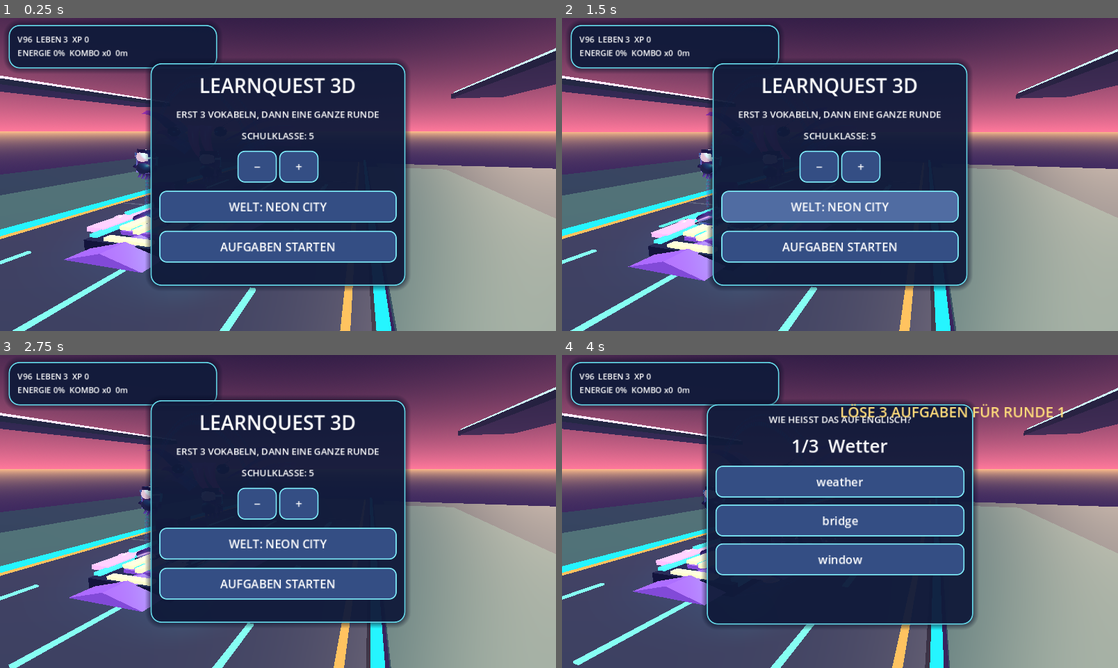
Above: before the commit, frames 1-4 (two rows, left to right).
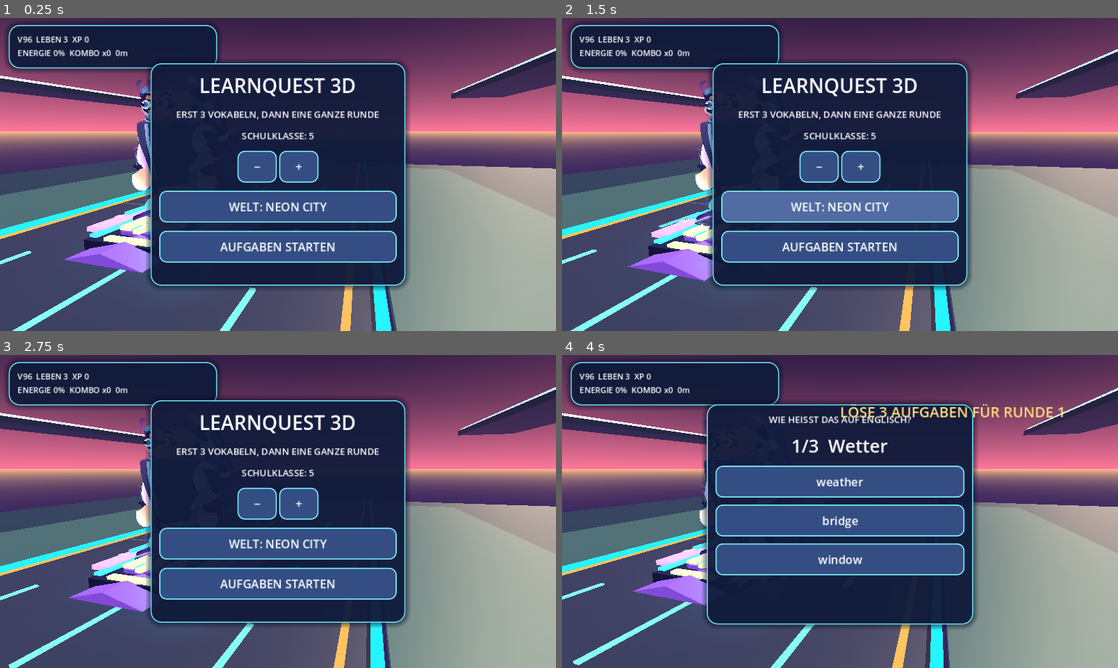
Above: after the commit, the same moments.

Repository: mtothek0703/learnquest-unity-web
Game: Godot game, scene res://main.tscn
Two runs of this game, one before a commit and one after it. Both use one fixed random seed, a clock stepped at 60 frames per second and the inputs below.
Inputs (mouse positions are in pixels of both pictures, inside the frame that each line leads up to):
- Up to frame 1 (0.25 s): no input
- Up to frame 2 (1.5 s): move the mouse to (962, 158) at 0.52 s; hold Right 0.53-1.25 s; hold Q 0.53-1.25 s; click (962, 158) at 0.67 s; tap Space at 0.77, 1.07 s; drag from (728, 190) to (812, 237) at 1.27 s
- Up to frame 3 (2.75 s): move the mouse to (333, 442) at 2.02 s; hold Right from 2.03 s (still down); hold R from 2.03 s (still down)
- Up to frame 4 (4 s): release Right at 2.75 s; release R at 2.75 s; drag from (812, 574) to (673, 464) at 2.77 s; move the mouse to (1006, 558) at 3.52 s; hold Left from 3.53 s (still down); hold E from 3.53 s (still down); tap Space at 3.77 s

The runs differ from the first frame. In frame 1, 0.8% of the frame differs, in the area x 23-28%, y 19-62%; in frame 2, 0.7%; in frame 3, 0.5%; in frame 4, 0.1%.

Commit message:
Skyway V108: repair original 13-bone skin pose and expose organic rider
* test(godot): render 18 landscape character QA frames under real OpenGL

* ci: capture and archive rendered 16:9 and 19.5:9 Godot character frames

* release: gate immutable V108 on rendered landscape QA frames and archive PNG evidence

* docs: reproduce rendered 16:9/19.5:9 visual evidence without claiming device FPS

* backlog: track V108 actual-render QA gate and remaining visual/iPhone acceptance

* fix(godot): retire occluding original glTF head surfaces only after replacement skin succeeds

* fix(godot): expose organic 360-degree face behind old opaque head

* test(godot): preserve original skinned body while verifying new skinned head replaces opaque glTF head

* test(godot): verify real old-head occluders removed while original 13-bone body remains

* ci: gate head-surface replacement on real 13-bone Godot regression

* ci: gate head-surface replacement on real 13-bone Godot regression

* test(godot): capture helmet-free and skinned-face-only diagnostics to identify remaining occlusion

* ci: require two additional rendered head-occlusion diagnostics

* ci: require two additional rendered head-occlusion diagnostics

* test: retain failed face-only diagnostic PNG for visibility root-cause analysis

* diagnostics: log skinned face pose and GPU mesh bounds when actual render is blank

* fix(godot): initialize all 13 skeletal pose translations to bind rest so GPU-skinned character renders in place

* test(godot): reject invisible skinned character caused by zero bone pose translations

* diagnostics: report actual skeleton global pose vs rest after initialization

* fix(godot): align head/costume followers and pose tests to actual GPU bind rest origins

* fix(godot): align head/costume followers and pose tests to actual GPU bind rest origins

* fix(godot): align head/costume followers and pose tests to actual GPU bind rest origins

* test: expect helmet pose relative to actual original GPU bind rest, not zero bone origin

* backlog/docs: record real render-discovered 13-bone bind-pose bug and verified V108 visual correction

* backlog/docs: record real render-discovered 13-bone bind-pose bug and verified V108 visual correction

Diff:
--- a/godot/rider_costume_skin_follow.gd
+++ b/godot/rider_costume_skin_follow.gd
@@ -12,6 +12,8 @@
 const CHEST_INFLUENCE := [1.0, 0.72, 0.90, 0.78, 0.80]
 const CHEST_ANCHOR := Vector3(0.0, 1.95, 0.0)
 var skeleton: Skeleton3D
+var hips_bind_origin := Vector3.ZERO
+var chest_bind_origin := Vector3.ZERO
 var tracked: Array[Node3D] = []
 var rest_transforms: Array[Transform3D] = []
 var strengths: Array[float] = []
@@ -26,6 +28,9 @@
     skeleton = rig.get_node_or_null("OriginalBodySkeleton13") as Skeleton3D
     if skeleton == null:
         return
+    var bind := skeleton.create_skin_from_rest_transforms()
+    hips_bind_origin = bind.get_bind_pose(0).affine_inverse().origin
+    chest_bind_origin = bind.get_bind_pose(2).affine_inverse().origin
     for i in range(PARTS.size()):
         var part := model.get_node_or_null(NodePath(PARTS[i])) as Node3D
         if part != null:
@@ -38,8 +43,8 @@
         return
     var hips := skeleton.get_bone_global_pose(0)
     var chest := skeleton.get_bone_global_pose(2)
-    var hips_shift := hips.origin - skeleton.get_bone_global_rest(0).origin
-    var chest_shift := chest.origin - skeleton.get_bone_global_rest(2).origin
+    var hips_shift := hips.origin - hips_bind_origin
+    var chest_shift := chest.origin - chest_bind_origin
     var hip_rotation := Quaternion(hips.basis.orthonormalized())
     var chest_rotation := Quaternion(chest.basis.orthonormalized())
     for i in range(tracked.size()):
--- a/godot/rider_costume_skin_follow_test.gd
+++ b/godot/rider_costume_skin_follow_test.gd
@@ -49,7 +49,7 @@
     follower.call("_process", 0.35)
     var posed_head := skeleton.get_bone_global_pose(4)
     var head_basis := posed_head.basis.orthonormalized()
-    var shift := posed_head.origin - skeleton.get_bone_global_rest(4).origin
+    var shift := posed_head.origin - skeleton.create_skin_from_rest_transforms().get_bind_pose(4).affine_inverse().origin
     var anchor := Vector3(0.0, 2.42, 0.01) + shift
     if head_pivot.basis.get_rotation_quaternion().angle_to(head_basis.get_rotation_quaternion()) > 0.002:
         _fail("helmet does not follow the skinned Head bone")
--- a/godot/rider_head_kinematics.gd
+++ b/godot/rider_head_kinematics.gd
@@ -11,6 +11,7 @@
 var tracked: Array[Node3D] = []
 var rest_transforms: Array[Transform3D] = []
 var neon_material: StandardMaterial3D
+var head_bind_origin := Vector3.ZERO
 
 func _ready() -> void:
     # Original body skin runs at priority 10; read its final bone pose at 20.
@@ -50,10 +51,12 @@
         skeleton = rig.get_node_or_null("OriginalBodySkeleton13") as Skeleton3D
     if skeleton == null:
         return
+    if head_bind_origin == Vector3.ZERO:
+        head_bind_origin = skeleton.create_skin_from_rest_transforms().get_bind_pose(4).affine_inverse().origin
     var head_pose := skeleton.get_bone_global_pose(4)
-    var head_rest := skeleton.get_bone_global_rest(4)
     var head_rotation := head_pose.basis.orthonormalized()
-    var head_shift := head_pose.origin - head_rest.origin
+    # Rest is the inverse of the GPU skin bind, not a zero pose translation.
+    var head_shift := head_pose.origin - head_bind_origin
     head_pivot.transform = Transform3D(head_rotation, HEAD_CENTER + head_shift)
     for index in range(tracked.size()):
         if not is_instance_valid(tracked[index]):
--- /dev/null
+++ b/godot/rider_legacy_head_retirement_test.gd
@@ -0,0 +1,88 @@
+extends SceneTree
+## V108 regression: the opaque original glTF head must no longer hide the
+## newer 360-degree GPU-skinned face. All other original body surfaces survive.
+func _initialize() -> void:
+    call_deferred("_check")
+
+func _fail(message: String) -> void:
+    push_error("HEAD REPLACEMENT TEST FAILED: " + message)
+    quit(1)
+
+func _check() -> void:
+    var rider := preload("res://rider_character.tscn").instantiate() as Node3D
+    root.add_child(rider)
+    await process_frame
+    var model := rider.get_node_or_null("ImportedRider") as Node3D
+    if model == null:
+        _fail("bundled original glTF missing")
+        return
+    var rig := model.get_node_or_null("OriginalBodySkinRig") as Node3D
+    var face := model.get_node_or_null("SculptedSkinnedFace/ContinuousSkinnedFace") as MeshInstance3D
+    if rig == null or face == null:
+        _fail("original body and replacement face required")
+        return
+    var skeleton := rig.get_node_or_null("OriginalBodySkeleton13") as Skeleton3D
+    if skeleton == null or skeleton.get_bone_count() != 13:
+        _fail("13 original bones required")
+        return
+    if int(rig.get("retired_head_surfaces")) != 3:
+        _fail("the three original Skin/Navy/Cyan head occluders must be retired")
+        return
+    var originals: Array = rig.get("skinned_meshes")
+    if originals.is_empty():
+        _fail("must preserve imported glTF torso and limbs")
+        return
+    var surviving := 0
+    var has_arms := false
+    var has_legs := false
+    for source in originals:
+        var part := source as MeshInstance3D
+        if part == null or part.skin == null or part.skin.get_bind_count() != 13:
+            _fail("original body must remain skinned")
+            return
+        for surface_index in range(part.mesh.get_surface_count()):
+            var arrays: Array = part.mesh.surface_get_arrays(surface_index)
+            if bool(rig.call("_is_original_head_surface", arrays)):
+                _fail("an opaque original head surface still covers the new face")
+                return
+            surviving += 1
+            var points: PackedVector3Array = arrays[Mesh.ARRAY_VERTEX]
+            var indices: PackedInt32Array = arrays[Mesh.ARRAY_INDEX]
+            var low := INF
+            var high := -INF
+            if indices.is_empty():
+                for point in points:
+                    low = minf(low, point.y)
+                    high = maxf(high, point.y)
+            else:
+                for index in indices:
+                    low = minf(low, points[index].y)
+                    high = maxf(high, points[index].y)
+            has_arms = has_arms or (high > 1.3 and low < 1.9)
+            has_legs = has_legs or low < 0.9
+    if surviving < 15 or not has_arms or not has_legs:
+        _fail("retirement removed original body geometry beyond the head")
+        return
+    if face.skin == null or face.skin.get_bind_count() != 13 or face.get_node_or_null(face.skeleton) != skeleton:
+        _fail("replacement head is not attached to original GPU skeleton")
+        return
+    var mesh_arrays: Array = face.mesh.surface_get_arrays(0)
+    var vertices: PackedVector3Array = mesh_arrays[Mesh.ARRAY_VERTEX]
+    var colors: PackedColorArray = mesh_arrays[Mesh.ARRAY_COLOR]
+    if vertices.size() < 6000 or colors.size() != vertices.size():
+        _fail("replacement must have a shaded sculpted 360-degree head")
+        return
+    var expressions := model.get_node_or_null("ExpressiveFace") as Node3D
+    if expressions == null or expressions.get_node_or_null("LeftEye") == null or expressions.get_node_or_null("RightEye") == null:
+        _fail("blinking eyes must remain visible")
+        return
+    for name in ["SculptedNose", "Cheek0", "Cheek1"]:
+        var old := expressions.get_node_or_null(name) as MeshInstance3D
+        if old == null or old.visible:
+            _fail("old floating face spheres still overlap the new head")
+            return
+    if rig.find_children("*", "CollisionObject3D", true, false).size() != 0:
+        _fail("head retirement must not alter collision or touch")
+        return
+    print("HEAD REPLACEMENT TEST PASSED: 3 old occluding glTF head surfaces retired, original 13-bone torso/limbs and new skinned head retained")
+    quit(0)
--- a/godot/rider_original_body_skin.gd
+++ b/godot/rider_original_body_skin.gd
@@ -10,6 +10,7 @@
 ]
 var skeleton: Skeleton3D
 var skinned_meshes: Array[MeshInstance3D] = []
+var retired_head_surfaces: int = 0
 var clock: float = 0.0
 # V101: phase-aware body motion; visual-only, no gameplay state changes.
 var previous_height: float = 0.0
@@ -61,6 +62,60 @@
         source.skeleton = source.get_path_to(skeleton)
         skinned_meshes.append(source)
 
+# V108: the glTF still contains a rigid-looking original head, dark helmet cap
+# and bright face strip. Those THREE surfaces occlude the newer 360-degree
+# skinned head even though its skinning tests pass. Retire only these surfaces
+# AFTER the replacement head has been created successfully. Keep every other
+# original glTF body surface and its real 13-bone GPU skin.
+func retire_legacy_head_surfaces() -> void:
+    if skeleton == null or skeleton.get_bone_count() != 13:
+        return
+    if retired_head_surfaces > 0:
+        return
+    for source in skinned_meshes:
+        var old := source.mesh as ArrayMesh
+        if old == null:
+            continue
+        var kept := ArrayMesh.new()
+        var removed := 0
+        for surface_index in range(old.get_surface_count()):
+            var arrays: Array = old.surface_get_arrays(surface_index)
+            if _is_original_head_surface(arrays):
+                removed += 1
+                continue
+            kept.add_surface_from_arrays(old.surface_get_primitive_type(surface_index), arrays)
+            kept.surface_set_material(kept.get_surface_count() - 1,
+                old.surface_get_material(surface_index))
+        # Never erase a standalone body mesh or leave an empty render object.
+        if removed > 0 and kept.get_surface_count() > 0:
+            source.mesh = kept
+            retired_head_surfaces += removed
+
+func _is_original_head_surface(arrays: Array) -> bool:
+    var vertices: PackedVector3Array = arrays[Mesh.ARRAY_VERTEX]
+    var indices: PackedInt32Array = arrays[Mesh.ARRAY_INDEX]
+    if vertices.is_empty():
+        return false
+    var lowest := INF
+    var highest := -INF
+    # glTF primitives may share a POSITION accessor with the entire body.
+    # Only referenced vertices count; scanning the whole array would
+    # incorrectly classify every primitive as a head surface.
+    if indices.is_empty():
+        for point in vertices:
+            lowest = minf(lowest, point.y)
+            highest = maxf(highest, point.y)
+    else:
+        for index in indices:
+            if index < 0 or index >= vertices.size():
+                return false
+            lowest = minf(lowest, vertices[index].y)
+            highest = maxf(highest, vertices[index].y)
+    # Current bundled CC0/procedural glTF: Skin head (1.90–2.92),
+    # Navy crown (2.42–3.00), Cyan visor strip (2.24–2.66).
+    # Torso, arms, pants and boots all end at y <= 2.17.
+    return lowest > 1.85 and highest > 2.55
+
 func _make_skeleton() -> void:
     skeleton = Skeleton3D.new()
     skeleton.name = "OriginalBodySkeleton13"
@@ -88,6 +143,13 @@
         if parents[i] >= 0:
             skeleton.set_bone_parent(i, parents[i])
         skeleton.set_bone_rest(i, Transform3D(Basis.IDENTITY, offsets[i]))
+        # Critical V108 visual fix: a new Skeleton3D starts with IDENTITY
+        # pose translations, NOT its authored bone-rest translations.
+        # Without this, global poses stay at (0,0,0), inverse bind matrices
+        # shift the GPU-skinned head/jacket/hair below the board, and only
+        # the old rigid decorative face remains visible. Initialize each
+        # local pose to the same rest offset before animating rotations.
+        skeleton.set_bone_pose_position(i, offsets[i])
 
 func _influences(p: Vector3) -> Dictionary:
     # Four weights for every vertex. Smooth transitions at waist, shoulder,
--- a/godot/rider_original_body_skin_test.gd
+++ b/godot/rider_original_body_skin_test.gd
@@ -30,6 +30,19 @@
         if skeleton.find_bone(name) < 0:
             _fail("missing real original-body bone: " + name)
             return
+    # Geometry-only tests previously missed a critical runtime bug:
+    # inverse bind poses shifted the entire skinned character below the
+    # board because all bone pose translations remained at the origin.
+    var reference_skin := skeleton.create_skin_from_rest_transforms()
+    for bone_id in [0, 2, 4, 6, 10, 12]:
+        var rest_origin := reference_skin.get_bind_pose(bone_id).affine_inverse().origin
+        var pose_origin := skeleton.get_bone_global_pose(bone_id).origin
+        if pose_origin.distance_to(rest_origin) > 0.22:
+            _fail("bone %d pose=%s rest=%s must retain authored translation" % [bone_id, str(pose_origin), str(rest_origin)])
+            return
+    if skeleton.get_bone_global_pose(4).origin.y < 2.40:
+        _fail("the real skinned head must not be shifted beneath the hoverboard")
+        return
     var skinned: Array = rig.get("skinned_meshes")
     if skinned.is_empty():
         _fail("original imported mesh was not skinned")
@@ -37,7 +50,6 @@
     var vertex_count := 0
     var weighted_arms := 0
     var weighted_legs := 0
-    var weighted_head := 0
     var multi_bone := 0
     for source in skinned:
         var instance := source as MeshInstance3D
@@ -72,8 +84,6 @@
                     total += weight
                     if weight > 0.05:
                         nonzero += 1
-                        if bone_id == 4:
-                            weighted_head += 1
                         if bone_id >= 5 and bone_id <= 8:
                             weighted_arms += 1
                         if bone_id >= 9 and bone_id <= 12:
@@ -83,8 +93,31 @@
                     return
                 if nonzero >= 2:
                     multi_bone += 1
-    if vertex_count < 2000 or weighted_head < 30 or weighted_arms < 30 or weighted_legs < 30 or multi_bone < 100:
-        _fail("original head, arms, legs and smooth multi-bone transitions must be truly skinned")
+    if vertex_count < 2000 or weighted_arms < 30 or weighted_legs < 30 or multi_bone < 100:
+        _fail("original torso, arms, legs and smooth multi-bone transitions must be truly skinned")
+        return
+    # V108: the original glTF head was opaque and hid the newer skinned face.
+    # The torso/limbs remain original; the 360-degree head is a real replacement
+    # bound to the SAME original 13-bone rig, not a static visual mask.
+    if int(rig.get("retired_head_surfaces")) < 3:
+        _fail("three occluding original glTF head surfaces must be retired")
+        return
+    var face := model.get_node_or_null("SculptedSkinnedFace/ContinuousSkinnedFace") as MeshInstance3D
+    if face == null or face.skin == null or face.skin.get_bind_count() != 13:
+        _fail("replacement head must be truly GPU-skinned to original skeleton")
+        return
+    if face.get_node_or_null(face.skeleton) != skeleton:
+        _fail("replacement head references wrong original skeleton")
+        return
+    var head_arrays: Array = face.mesh.surface_get_arrays(0)
+    var head_bones: PackedInt32Array = head_arrays[Mesh.ARRAY_BONES]
+    var head_weights: PackedFloat32Array = head_arrays[Mesh.ARRAY_WEIGHTS]
+    var new_head_weighted := 0
+    for i in range(head_bones.size()):
+        if head_bones[i] == 4 and head_weights[i] > 0.5:
+            new_head_weighted += 1
+    if new_head_weighted < 100:
+        _fail("replacement head must retain substantial real head-bone skinning")
         return
     if rig.find_children("*", "CollisionObject3D", true, false).size() > 0:
         _fail("the new visual skeleton must not alter gameplay collisions")
@@ -107,5 +140,5 @@
     if skeleton.get_bone_pose_rotation(10).get_angle() >= active_knee.get_angle():
         _fail("original-body knee must relax after landing")
         return
-    print("ORIGINAL BODY SKIN TEST PASSED: 13 bones, original glTF surfaces, four normalized GPU weights, live full-body poses")
+    print("ORIGINAL BODY SKIN TEST PASSED: 13 bones, original glTF torso/limbs plus replacement skinned head, four normalized GPU weights, live full-body poses")
     quit(0)
--- a/godot/rider_skinned_face.gd
+++ b/godot/rider_skinned_face.gd
@@ -29,6 +29,12 @@
     facial_surface.material_override = material
     add_child(facial_surface)
     facial_surface.skeleton = facial_surface.get_path_to(skeleton)
+    # The old glTF contains three opaque head/crown/visor surfaces in front
+    # of this skinned head. Retire them only after the replacement has a valid
+    # mesh, skin and the original skeleton, preserving the rest of the body.
+    if facial_surface.mesh != null and facial_surface.skin != null and \
+            facial_surface.skin.get_bind_count() == 13:
+        rig.call("retire_legacy_head_surfaces")
     # Old nose and cheek spheres pierced the continuous facial surface.
     # Retire them only when the real skin has been successfully attached.
     var expressions := model.get_node_or_null("ExpressiveFace") as Node3D
--- /dev/null
+++ b/godot/rider_visual_capture_test.gd
@@ -0,0 +1,182 @@
+extends SceneTree
+## Sprint 1: reproducible, actually RENDERED landscape contact-sheet source.
+## Run with a real OpenGL display (xvfb/Mesa in CI), NEVER --headless.
+## PNGs are QA evidence, not proof of iPhone FPS or clipping-free geometry.
+const SIZES := [Vector2i(1280, 720), Vector2i(1170, 540)]
+const VIEWS := ["front", "profile", "chase"]
+const POSES := ["idle", "steer_boost", "jump"]
+
+func _initialize() -> void:
+    call_deferred("_capture")
+
+func _fail(reason: String) -> void:
+    push_error("VISUAL CAPTURE TEST FAILED: " + reason)
+    quit(1)
+
+func _camera_position(view: String) -> Vector3:
+    match view:
+        "front":
+            return Vector3(0.0, 2.05, -7.4)
+        "profile":
+            return Vector3(7.4, 2.05, -0.5)
+        _:
+            return Vector3(0.0, 2.6, 7.8)
+
+func _apply_pose(rider: Node3D, pose: String) -> void:
+    rider.set("lean", 0.0)
+    rider.set("boosting", false)
+    rider.position.y = 0.0
+    if pose == "steer_boost":
+        rider.set("lean", 0.95)
+        rider.set("boosting", true)
+    elif pose == "jump":
+        rider.set("lean", -0.65)
+        rider.position.y = 0.95
+    var model := rider.get_node_or_null("ImportedRider") as Node3D
+    if model == null:
+        return
+    var rig := model.get_node_or_null("OriginalBodySkinRig") as Node3D
+    if rig != null:
+        rig.call("_process", 0.35)
+    var head := model.get_node_or_null("AnimatedHeadKinematics") as Node3D
+    if head != null:
+        head.call("_process", 0.35)
+
+func _has_visible_subject(image: Image) -> bool:
+    if image == null or image.is_empty():
+        return false
+    var backdrop := image.get_pixel(4, 4)
+    var different := 0
+    var shades := {}
+    # A blank/transparent viewport must never be accepted as visual evidence.
+    for row in range(16):
+        for col in range(24):
+            var x := int(float(image.get_width()) * (0.12 + 0.76 * float(col) / 23.0))
+            var y := int(float(image.get_height()) * (0.12 + 0.76 * float(row) / 15.0))
+            var pixel := image.get_pixel(x, y)
+            if absf(pixel.r - backdrop.r) + absf(pixel.g - backdrop.g) + absf(pixel.b - backdrop.b) > 0.10:
+                different += 1
+            var key := Vector3i(int(pixel.r * 16.0), int(pixel.g * 16.0), int(pixel.b * 16.0))
+            shades[key] = true
+    return different >= 18 and shades.size() >= 9
+
+func _capture() -> void:
+    var output := OS.get_environment("LEARNQUEST_VISUAL_OUTPUT")
+    if output.is_empty():
+        output = "/tmp/learnquest-visual-qa"
+    if DirAccess.make_dir_recursive_absolute(output) != OK:
+        _fail("cannot create screenshot directory: " + output)
+        return
+    var viewport := SubViewport.new()
+    viewport.name = "DeterministicLandscapeCharacterViewport"
+    viewport.size = SIZES[0]
+    viewport.own_world_3d = true
+    viewport.render_target_update_mode = SubViewport.UPDATE_ALWAYS
+    root.add_child(viewport)
+    var stage := Node3D.new()
+    viewport.add_child(stage)
+    var world_environment := WorldEnvironment.new()
+    var environment := Environment.new()
+    environment.background_mode = Environment.BG_COLOR
+    environment.background_color = Color(0.035, 0.055, 0.12)
+    environment.ambient_light_source = Environment.AMBIENT_SOURCE_COLOR
+    environment.ambient_light_color = Color(0.56, 0.66, 0.92)
+    environment.ambient_light_energy = 0.85
+    world_environment.environment = environment
+    stage.add_child(world_environment)
+    var key := DirectionalLight3D.new()
+    key.rotation_degrees = Vector3(-35.0, -35.0, 0.0)
+    key.light_energy = 1.6
+    stage.add_child(key)
+    var rim := DirectionalLight3D.new()
+    rim.rotation_degrees = Vector3(-18.0, 145.0, 0.0)
+    rim.light_color = Color(0.33, 0.84, 1.0)
+    rim.light_energy = 0.85
+    stage.add_child(rim)
+    var camera := Camera3D.new()
+    camera.fov = 43.0
+    camera.near = 0.05
+    camera.far = 80.0
+    stage.add_child(camera)
+    camera.current = true
+    var rider := preload("res://rider_character.tscn").instantiate() as Node3D
+    stage.add_child(rider)
+    await process_frame
+    if rider.get_node_or_null("ImportedRider/OriginalBodySkinRig/OriginalBodySkeleton13") == null:
+        _fail("the actual original-body skeleton did not initialize")
+        return
+    var count := 0
+    for size in SIZES:
+        viewport.size = size
+        for view in VIEWS:
+            camera.position = _camera_position(view)
+            camera.look_at(Vector3(0.0, 1.7, 0.0), Vector3.UP)
+            for pose in POSES:
+                _apply_pose(rider, pose)
+                for frame in range(4):
+                    await process_frame
+                await RenderingServer.frame_post_draw
+                var image := viewport.get_texture().get_image()
+                if image.get_width() != size.x or image.get_height() != size.y:
+                    _fail("rendered image has wrong landscape dimensions")
+                    return
+                if not _has_visible_subject(image):
+                    _fail("blank or uninformative rendered image: %s %s %s" % [str(size), view, pose])
+                    return
+                var filename := "%s/%dx%d_%s_%s.png" % [output, size.x, size.y, view, pose]
+                if image.save_png(filename) != OK:
+                    _fail("cannot save screenshot: " + filename)
+                    return
+                count += 1
+    if count != 18:
+        _fail("expected 18 actual rendered perspective/pose images")
+        return
+    # Diagnostic close-ups reveal whether a helmet, old glTF or a skin
+    # transform hides the new head. These are NOT player-facing screenshots.
+    viewport.size = SIZES[0]
+    camera.position = Vector3(0.0, 2.5, -3.1)
+    camera.look_at(Vector3(0.0, 2.5, 0.0), Vector3.UP)
+    _apply_pose(rider, "idle")
+    var model := rider.get_node_or_null("ImportedRider") as Node3D
+    var helmet := model.get_node_or_null("AnimatedHeadKinematics") as Node3D
+    if helmet != null:
+        helmet.visible = false
+    for frame in range(4):
+        await process_frame
+    await RenderingServer.frame_post_draw
+    var without_helmet := viewport.get_texture().get_image()
+    if not _has_visible_subject(without_helmet) or without_helmet.save_png(output + "/diagnostic_front_without_helmet.png") != OK:
+        _fail("cannot capture helmet-free face diagnostic")
+        return
+    if model is MeshInstance3D:
+        (model as MeshInstance3D).mesh = null
+    for child in model.get_children():
+        if child is Node3D and String(child.name) not in ["OriginalBodySkinRig", "SculptedSkinnedFace", "ExpressiveFace"]:
+            child.visible = false
+    for frame in range(4):
+        await process_frame
+    await RenderingServer.frame_post_draw
+    var face_only := viewport.get_texture().get_image()
+    if face_only.save_png(output + "/diagnostic_front_face_only.png") != OK:
+        _fail("cannot save skinned-face-only diagnostic")
+        return
+    if not _has_visible_subject(face_only):
+        var skinned_face := model.get_node_or_null("SculptedSkinnedFace/ContinuousSkinnedFace") as MeshInstance3D
+        if skinned_face != null:
+            var bone_rig := model.get_node_or_null("OriginalBodySkinRig/OriginalBodySkeleton13") as Skeleton3D
+            var verts: PackedVector3Array = skinned_face.mesh.surface_get_arrays(0)[Mesh.ARRAY_VERTEX]
+            var ids: PackedInt32Array = skinned_face.mesh.surface_get_arrays(0)[Mesh.ARRAY_BONES]
+            var weights: PackedFloat32Array = skinned_face.mesh.surface_get_arrays(0)[Mesh.ARRAY_WEIGHTS]
+            var sample := Vector3.ZERO
+            for slot in range(4):
+                var bone := ids[slot]
+                sample += (bone_rig.get_bone_global_pose(bone) * skinned_face.skin.get_bind_pose(bone) * verts[0]) * weights[slot]
+            print("FACE DIAGNOSTIC visible=", skinned_face.is_visible_in_tree(),
+                " aabb=", skinned_face.mesh.get_aabb(), " sample=", sample,
+                " world=", skinned_face.global_transform,
+                " bone4=", bone_rig.get_bone_global_pose(4),
+                " bind4=", skinned_face.skin.get_bind_pose(4))
+        _fail("skinned face is invisible even with old mesh and helmet removed")
+        return
+    print("VISUAL CAPTURE TEST PASSED: 20 nonblank rendered PNGs, including 18 landscape gameplay views and 2 head-occlusion diagnostics")
+    quit(0)
Not shown, changed: .github/workflows/godot-pr-check.yml
Not shown, changed: .github/workflows/publish-unity-webgl.yml
Not shown, changed: LEARNQUEST_SPRINTS.md
Not shown, changed: godot/CHARACTER_VISUAL_QA.md
